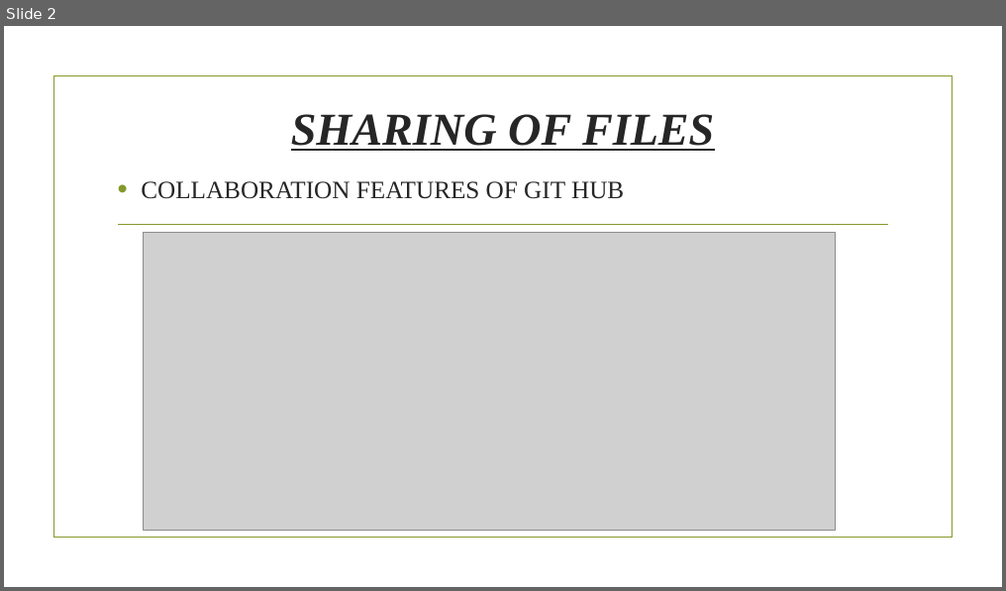
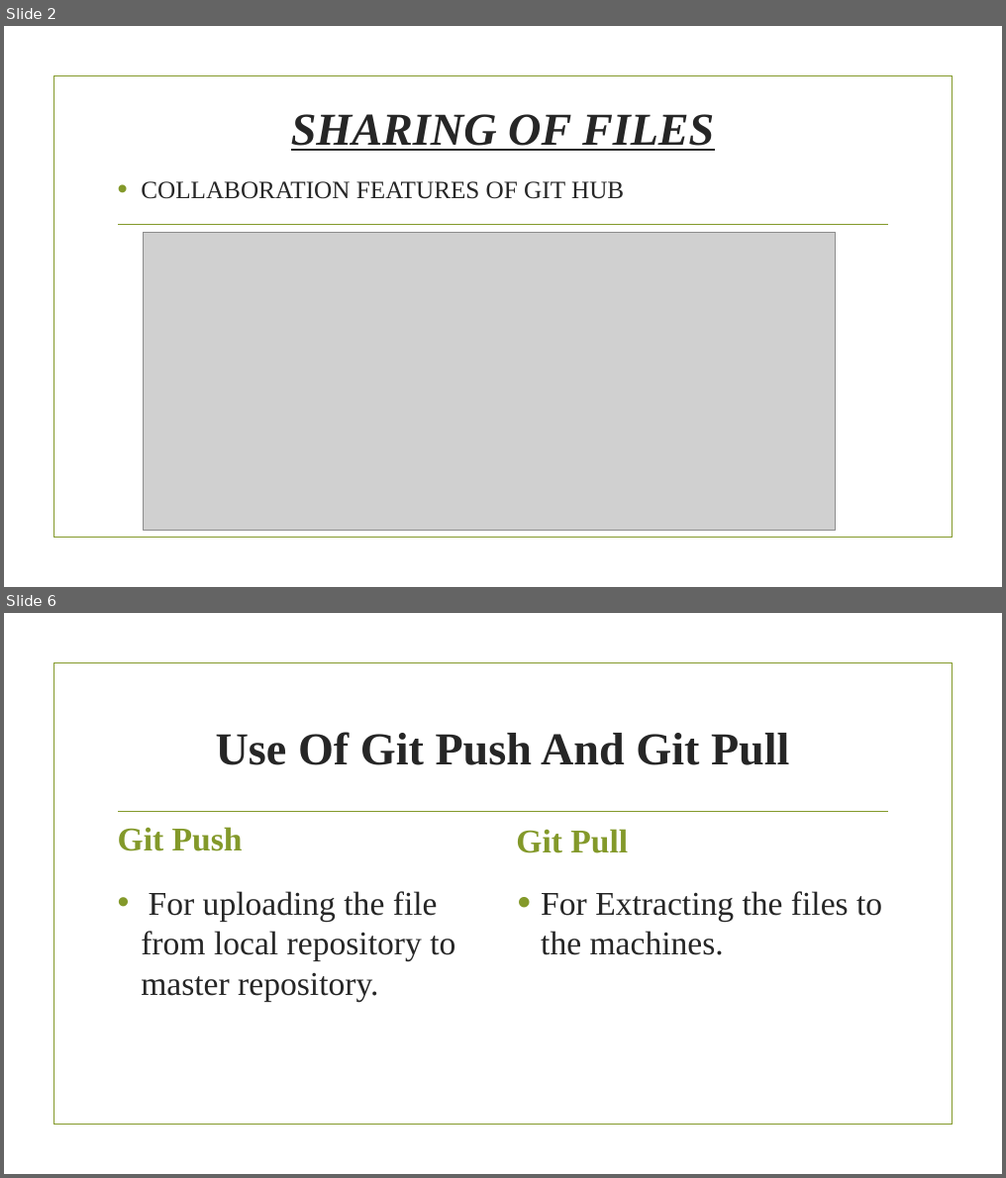
Before and after one commit to PrashantBhunal/finalProject, a slide deck: ppt github.pptx. Shown one above the other, each under a label of ours: slide 2 before the commit, slides 2 and 6 after it; the slides between them are not shown. The pictures are 1006x591 and 1006x1178 pixels, drawn with LibreOffice and Linux fonts; fonts in the diff are those of the drawing; grey boxes stand for pictures; background and template pictures are left out. Boxes give left, top, right and bottom in pixels: in the first picture for what was removed or moved away, otherwise in the second. Text is boxed around its words. In the diff, an @@ line names an element or a change of style, - is before the commit and + after.

```diff
--- a/ppt github.pptx
+++ b/ppt github.pptx
@@ slide 6 added at (4, 613, 1002, 1174), background picture (left out); not listed: 2 template elements that a slide beside it also shows @@
@@ title added at (216, 732, 789, 765), 44 pt, text #262626, bold @@
+Use Of Git Push And Git Pull
@@ text added at (118, 827, 243, 852), 32 pt, text #83992A, bold @@
+Git Push
@@ text added at (516, 829, 628, 854), 32 pt, text #83992A, bold @@
+Git Pull
@@ text added at (141, 891, 455, 1001), 32 pt, text #262626 @@
+• For uploading the file from local repository to master repository.
@@ text added at (541, 891, 882, 956), 32 pt, text #262626 @@
+• For Extracting the files to the machines.
```
Also in this commit, not shown: 8 other slides added, 9 slides removed.
